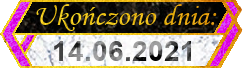
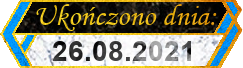
Revision of a layered (243, 68) image; what changed, layer by layer:
hid group "Sitecore® Experience Solution 9 Developer Certification Exam" (5 layers) over <box>3,2,238,66</box>
added group "Exam AZ-900: Microsoft Azure Fundamentals" with 5 layers above "Ukończono dnia" over <box>3,2,238,66</box>
added group "Kolor #5" with 1 layers in group "Exam AZ-900: Microsoft Azure Fundamentals" over <box>3,2,238,66</box>
added layer "Wklejona warstwa #43" in group "Kolor #5" over <box>3,2,238,66</box>
added group "Tekst #1" with 2 layers in group "Exam AZ-900: Microsoft Azure Fundamentals" over <box>52,41,191,61</box>
added layer "19.01.2019 #2" in group "Tekst #1" over <box>52,41,191,61</box>
